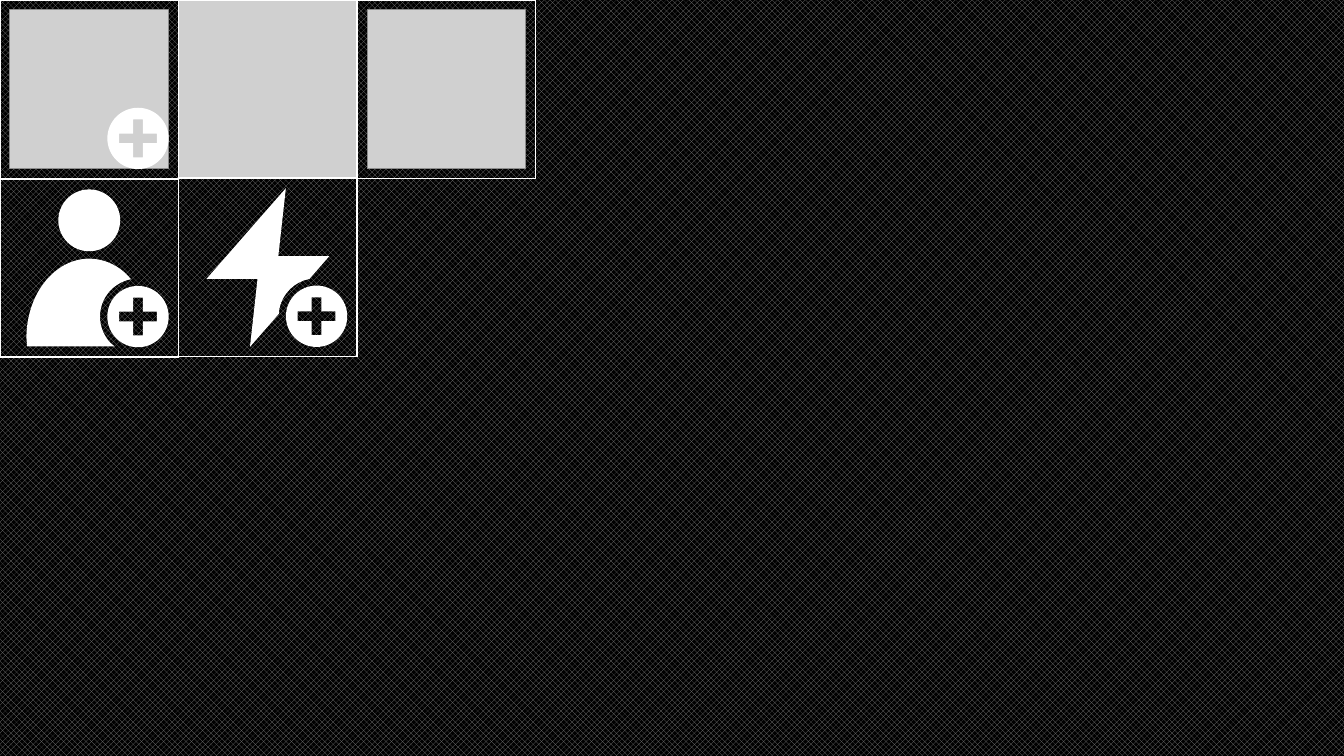
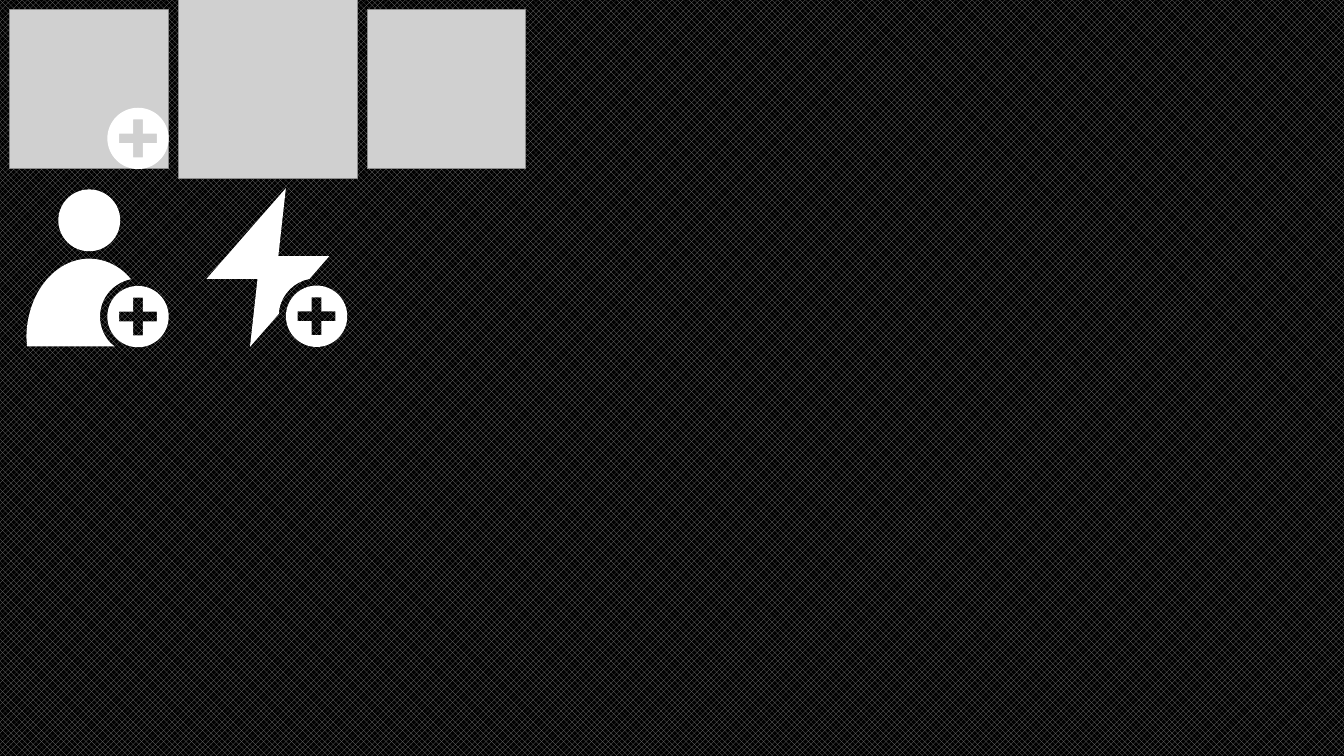
Before and after one commit to B0ttle-Cat/Project-Hometown-QuickTest, a slide deck: slide 6 of Assets/ThirdParty/CleanFlatIcon/UsingGroup/icon.pptx. Drawn at 1344x756 pixels with LibreOffice and Linux fonts; fonts in the diff are those of the drawing; grey boxes stand for pictures. Boxes give left, top, right and bottom in pixels: in the first picture for what was removed or moved away, otherwise in the second. Text is boxed around its words. In the diff, an @@ line names an element or a change of style, - is before the commit and + after.

```diff
--- a/Assets/ThirdParty/CleanFlatIcon/UsingGroup/icon.pptx
+++ b/Assets/ThirdParty/CleanFlatIcon/UsingGroup/icon.pptx
@@ rectangle removed at box(0, 0, 178, 178) @@
@@ rectangle removed at box(178, 0, 357, 178) @@
@@ rectangle removed at box(357, 0, 535, 178) @@
@@ rectangle removed at box(0, 178, 178, 357) @@
@@ rectangle removed at box(178, 178, 357, 357) @@
```
Also in this commit, not shown: 1 other slide changed, 18 other files.
